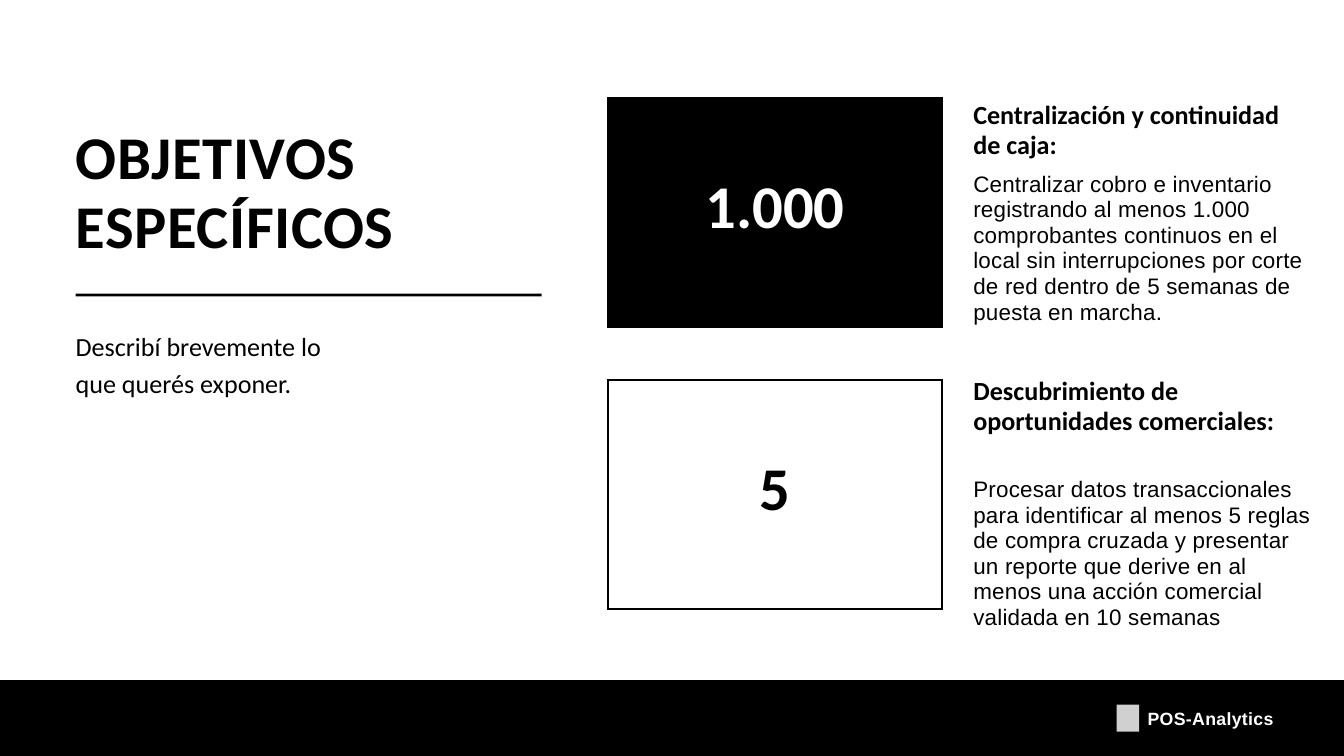
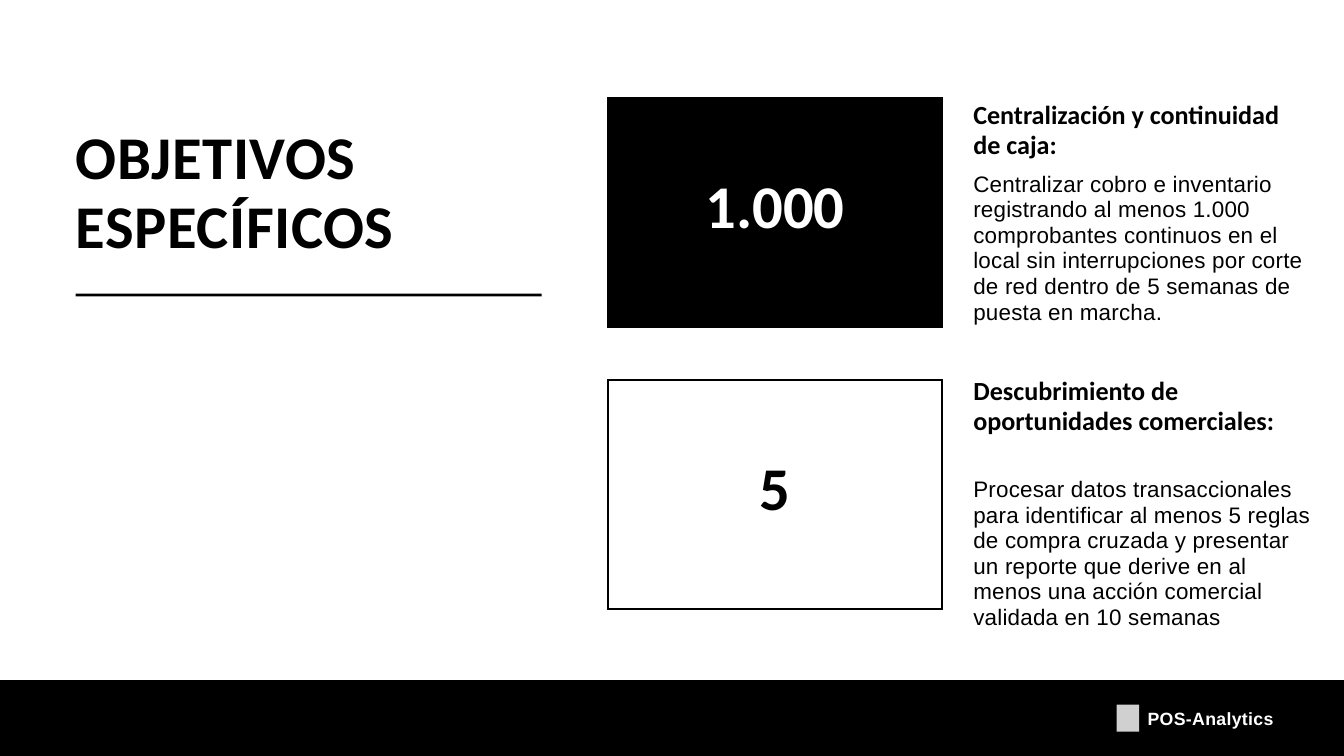
Before and after one commit to joaqo-dev/ARKEN-Motors-Capstone, a slide deck: slide 5 of Fase 1/Evidencias Grupales/Presentacion_Proyecto.pptx. Drawn at 1344x756 pixels with LibreOffice and Linux fonts; fonts in the diff are those of the drawing; grey boxes stand for pictures. Boxes give left, top, right and bottom in pixels: in the first picture for what was removed or moved away, otherwise in the second. Text is boxed around its words. In the diff, an @@ line names an element or a change of style, - is before the commit and + after.

```diff
--- a/Fase 1/Evidencias Grupales/Presentacion_Proyecto.pptx
+++ b/Fase 1/Evidencias Grupales/Presentacion_Proyecto.pptx
@@ text removed at [76, 338, 321, 398] @@
-Describí brevemente lo
-que querés exponer.
```
Also in this commit, not shown: 3 other slides changed.
